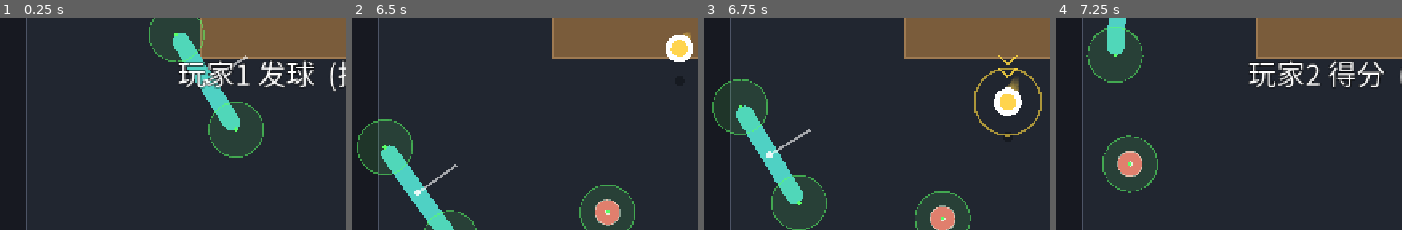
Above: before the commit, frames 1-4 (left to right).
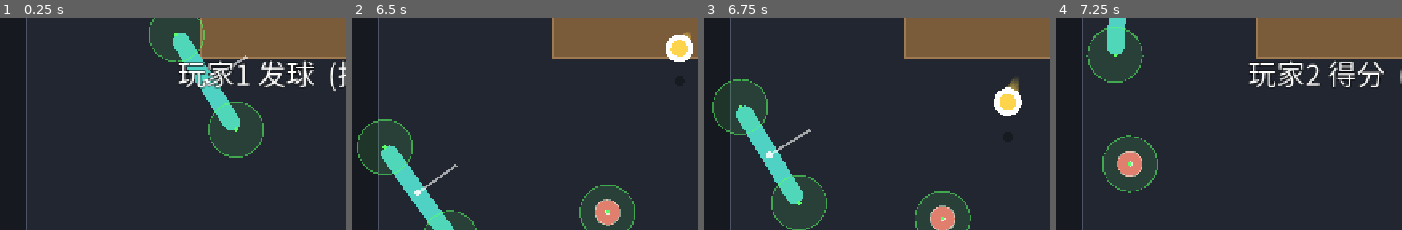
Above: after the commit, the same moments.

Repository: shuperidou/BMA-Arena
Game: Godot game, scene res://scenes/Main.tscn
Two runs of this game, one before a commit and one after it. Both use one fixed random seed, a clock stepped at 60 frames per second and the inputs below.
Inputs (mouse positions are % of the whole screen's width and height, from its top left):
- Up to frame 1 (0.25 s): no input
- Up to frame 2 (6.5 s): tap Enter at 0.5 s; move the mouse to (82, 46) at 0.52 s; hold D 0.53-1.25 s; tap 2 at 0.6 s; click (82, 46) at 0.67 s; tap Space at 0.77, 2.75, 3.77 s; drag from (34, 57) to (51, 72) at 1.27 s; move the mouse to (68, 28) at 2.02 s; hold D 2.03-2.75 s; tap 4 at 2.1 s; drag from (51, 72) to (22, 35) at 2.77 s; move the mouse to (91, 67) at 3.52 s; hold A 3.53-4.25 s; tap 6 at 3.6 s; drag from (22, 35) to (39, 25) at 4.27 s; move the mouse to (62, 51) at 5.02 s; hold S 5.03-5.75 s; tap 8 at 5.1 s; click (62, 51) at 5.17 s; drag from (39, 25) to (34, 57) at 5.77 s
- Up to frame 3 (6.75 s): move the mouse to (82, 46) at 6.52 s; hold W from 6.53 s (still down); tap 1 at 6.6 s
- Up to frame 4 (7.25 s): keep holding W; tap Space at 6.77 s
The pictures show only the part of the screen within x 10-60%, y 35-84%; the shares and areas given below are measured in that part.

Frames 1-2 are identical in both runs. In frame 3, 0.7% of the frame differs, in the area x 78-98%, y 17-57%; in frame 4, nothing differs.

Commit message:
refactor(hit): explicit priority smash > save > normal (mutually exclusive) + T15

Diff:
--- a/scripts/autoload/game_config.gd
+++ b/scripts/autoload/game_config.gd
@@ -130,17 +130,17 @@
 var defense_save_chance: float = 1.0        ## 防守救球成功概率 0~1
 var defense_vz_mult: float = 1.8            ## 防守时 vy 的额外倍数
 ## 救球成功时: 由 vz 反推水平初速, 让球够到"墙后桌中心的镜像"附近并落桌。
-var defense_save_offset: float = 0.0        ## 目标(镜像点)周围的随机偏移半径 (0=正中)
+var defense_save_offset: float = 0.1        ## 目标(镜像点)周围的随机偏移半径 (0=正中)
 var defense_save_speed_mult: float = 1.0    ## 反推水平初速的微调倍数 (1=刚好够到)
 
 ## 扣杀 (smash): 球够高 + 力量够 -> vz 向下(大)、水平速度很大; 仍走"先撞墙再落桌"的正常弹射顺序。
 ## 因为 z0 高、vz 向下单调下降, 撞墙点早于落桌点 -> 自然先撞墙。
-var smash_height_min: float = 150.0      ## 触发扣杀的最低球高
+var smash_height_min: float = 180.0      ## 触发扣杀的最低球高
 var smash_power_min: float = 0.7         ## 触发扣杀的最低力量 (strength 0..1)
 var smash_success_chance: float = 0.9    ## 扣杀成功概率 0~1
 var smash_vz: float = -900.0             ## 扣杀的向下竖直速度 (负值, 越大越快)
-var smash_speed_mult: float = 1.0        ## 扣杀水平速度微调 (>1 更凶, 可能过桌)
-var ai_smash_height_min: float = 170.0   ## AI 触发扣杀的最低球高 (单独设, 免得它太频繁)
+var smash_speed_mult: float = 0.8        ## 扣杀水平速度微调 (>1 更凶, 可能过桌)
+var ai_smash_height_min: float = 300.0   ## AI 触发扣杀的最低球高 (单独设, 免得它太频繁)
 var smash_hint_enabled: bool = true      ## 球够高且可接时, 在球周围显示"可扣杀"提示
 
 # ============================================================
@@ -162,7 +162,7 @@
 ## AI 打出球后, 为了避开"阻挡嫌疑"而绕开对手接球走廊的偏移距离
 var ai_avoid_distance: float = 160.0
 ## AI 失误概率 (0~1)。每次击球/发球按此概率触发一次"失误表现" (0=永不失误)。
-var ai_error_chance: float = 0.08
+var ai_error_chance: float = 0.02
 var ai_error_aim_deg: float = 40.0     ## 失误表现-瞄偏: 最大偏角(度)
 var ai_error_power_min: float = 0.4    ## 失误表现-太轻: 力度缩放
 var ai_error_power_max: float = 1.5    ## 失误表现-太重: 力度缩放
--- a/scripts/match/hit_system.gd
+++ b/scripts/match/hit_system.gd
@@ -52,22 +52,21 @@
 	var assist_angle: float = 0.0
 	var assist_speed_delta: float = 0.0
 
-	# 防守姿态: 鼠标向下猛拉 (垂直分量 > 阈值) 且 水平分量不能太大
-	#   (否则就是普通横向挥动, 不算"向下动机")
+	# 触发判定。优先级: 扣杀 > 救球 > 其它 (互斥, 先到先得)。
 	var is_defense: bool = v_perp > GameConfig.defense_perp_threshold \
 		and absf(v_along) < v_perp * GameConfig.defense_max_along_ratio
-	var defense_saved: bool = false
-	if is_defense:
-		vz = clampf(vz * GameConfig.defense_vz_mult, GameConfig.hit_vz_min, GameConfig.hit_vz_max)
-		defense_saved = randf() < GameConfig.defense_save_chance   # 救球成功概率 0~1
-
-	# 扣杀: 球够高 + 力量够 + 概率成功 -> vz 改为向下的大值; 方向/落点仍照常。
-	# 因 z 高、且 z(t) 单调下降, 撞墙时刻早于落桌时刻 -> 自然"先撞墙再落桌"。
 	var is_smash: bool = ball.z >= GameConfig.smash_height_min \
 		and strength >= GameConfig.smash_power_min \
 		and randf() < GameConfig.smash_success_chance
+	var defense_saved: bool = false
 	if is_smash:
+		# 扣杀 (最高优先): vz 改为向下的大值; 方向/落点仍照常。
+		# 因 z 高、且 z(t) 单调下降, 撞墙时刻早于落桌时刻 -> 自然"先撞墙再落桌"。
 		vz = GameConfig.smash_vz
+		is_defense = false
+	elif is_defense:
+		vz = clampf(vz * GameConfig.defense_vz_mult, GameConfig.hit_vz_min, GameConfig.hit_vz_max)
+		defense_saved = randf() < GameConfig.defense_save_chance   # 救球成功概率 0~1
 
 	# 墙镜像恢复方向 (桌中心关于墙的镜像)
 	var tc: Vector2 = GameConfig.table_center
--- a/scripts/tools/hit_test.gd
+++ b/scripts/tools/hit_test.gd
@@ -375,3 +375,22 @@
 	_check("T14 球不够高不扣杀", not o_low.is_smash, "smash=%s z=80" % str(o_low.is_smash))
 	GameConfig.smash_height_min = 150.0
 	ball.z = GameConfig.table_z
+
+	# T15: 优先级 —— 扣杀条件与救球条件同时满足时, 扣杀优先 (互斥)
+	p1.global_position = Vector2(0.0, -14.0)
+	p1.rotation = -PI / 2.0
+	ball.global_position = Vector2(0.0, -90.0)
+	ball.z = 200.0
+	GameConfig.smash_height_min = 150.0
+	GameConfig.defense_perp_threshold = 100.0
+	GameConfig.smash_success_chance = 1.0
+	GameConfig.defense_save_chance = 1.0
+	# zone_vel = v_along*facing + v_perp*perp; facing=(0,-1), perp=(1,0)
+	# v_along=300(满力), v_perp=1000(远超救球阈值) -> 扣杀与救球条件同时成立
+	_setv(Vector2(1000.0, -300.0))
+	var o15: Dictionary = HitSystem.compute(p1, zone, ball)
+	_check("T15 扣杀优先于救球 (互斥)",
+		o15.is_smash and not o15.is_defense and absf(o15.vz - GameConfig.smash_vz) < 1.0,
+		"smash=%s defense=%s vz=%.0f" % [str(o15.is_smash), str(o15.is_defense), o15.vz])
+	GameConfig.defense_perp_threshold = 1e9
+	ball.z = GameConfig.table_z
